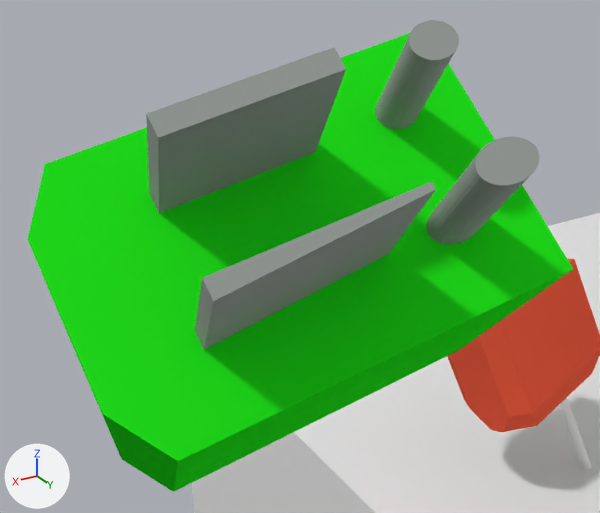
One commit to the Blender file Assets/Custom Assets/power_strip_with_plugs_r2.blend: the scene before it, then after it.
Both versions are drawn from a 50 mm lens placed at (4.395, 2.236, 2.263), pointed at (3.841, 1.313, 1.801). The lights are fixed; the arrows at lower left show +X, +Y and +Z.

Names of what the first picture shows: 'Light Plughead', 'Monitor Plug', 'Monitor Plughead', 'ground'.
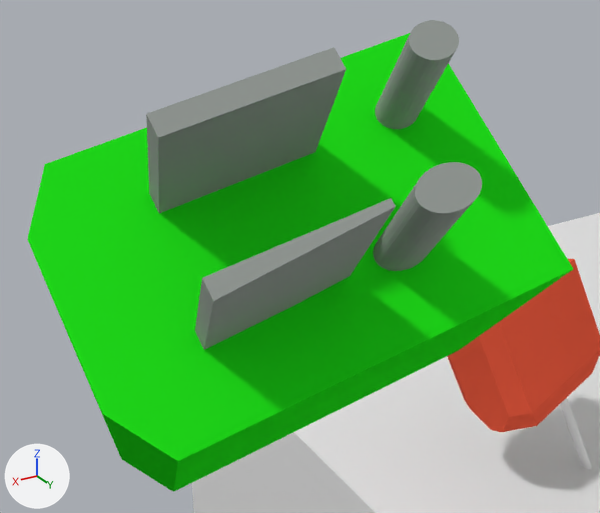
Pixel boxes [x1, y1, x2, y2] of what changed, in the pictures (600 x 513 px; the box of a moved part takes in the faces that stretch with it):
part 1 of me_cube_006, moved or reshaped: before [426, 136, 540, 244]; after [373, 162, 482, 271]
part 2 of me_cube_006, moved or reshaped: before [202, 182, 436, 350]; after [202, 198, 396, 350]

The change in detail:
me_cube_006 has 168 vertices, 98 faces and spans x 5.24..6.92, y -0.72..0.77, z 5.33..7.05.
me_cube_006 is used by ob_light_plughead; location (1.161, -0.19, 0.626); rotation (-0.801, 0.239, -0.106), in degrees (-46, 14, -6.1); scale (0.359, 0.248, 0.406).
Before the commit, vertices of me_cube_006: 0 (5.89, 0.29, 6.55), 1 (5.89, 0.29, 7.05) at pixel (431, 181), 2 (5.89, 0.33, 6.55), 3 (5.89, 0.33, 7.05) at pixel (436, 189).
me_cube_006 part 1: the loose piece of 64 vertices spanning x 5.52..5.73, y 0.21..0.42, z 6.54..7.01 is moved by (0.21, 0.01, 0.01).
Part 2, on me_cube_006:
Vertices 0 to 3 of me_cube_006 move by (0.17, 0.03, 0.07).
